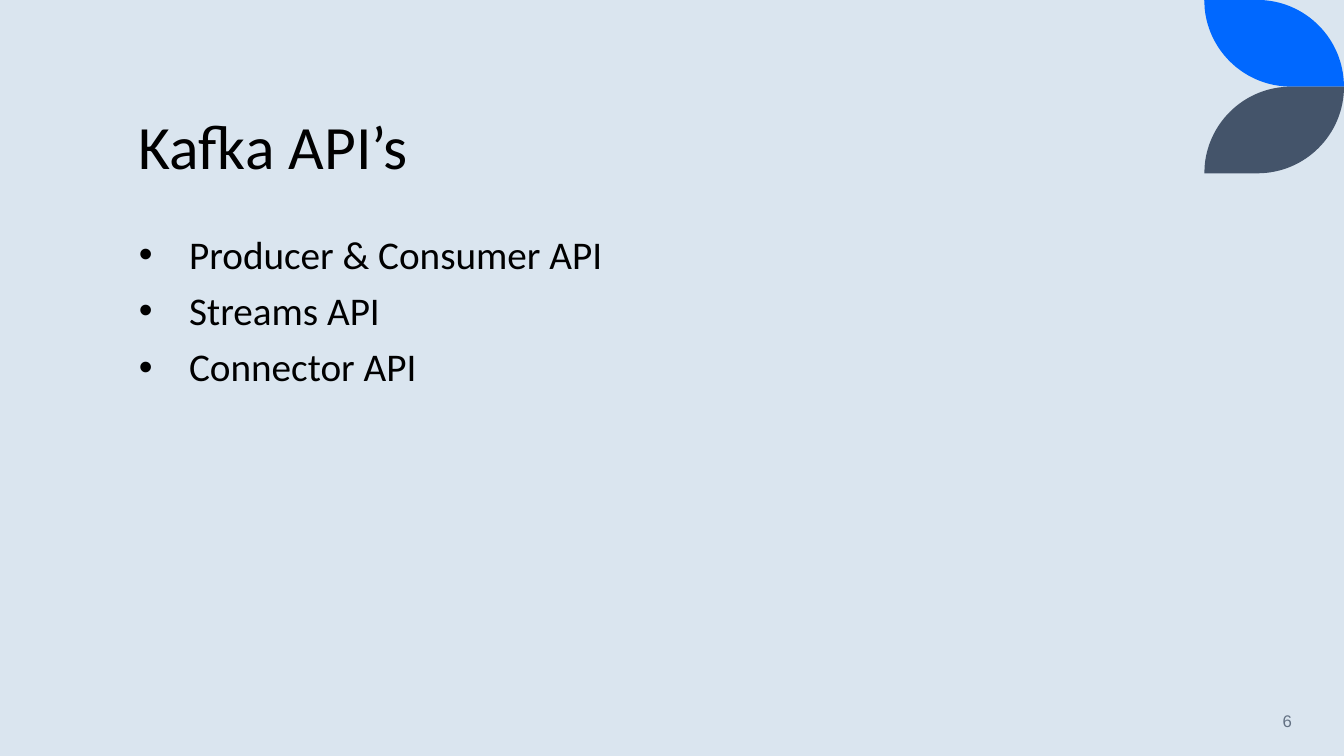
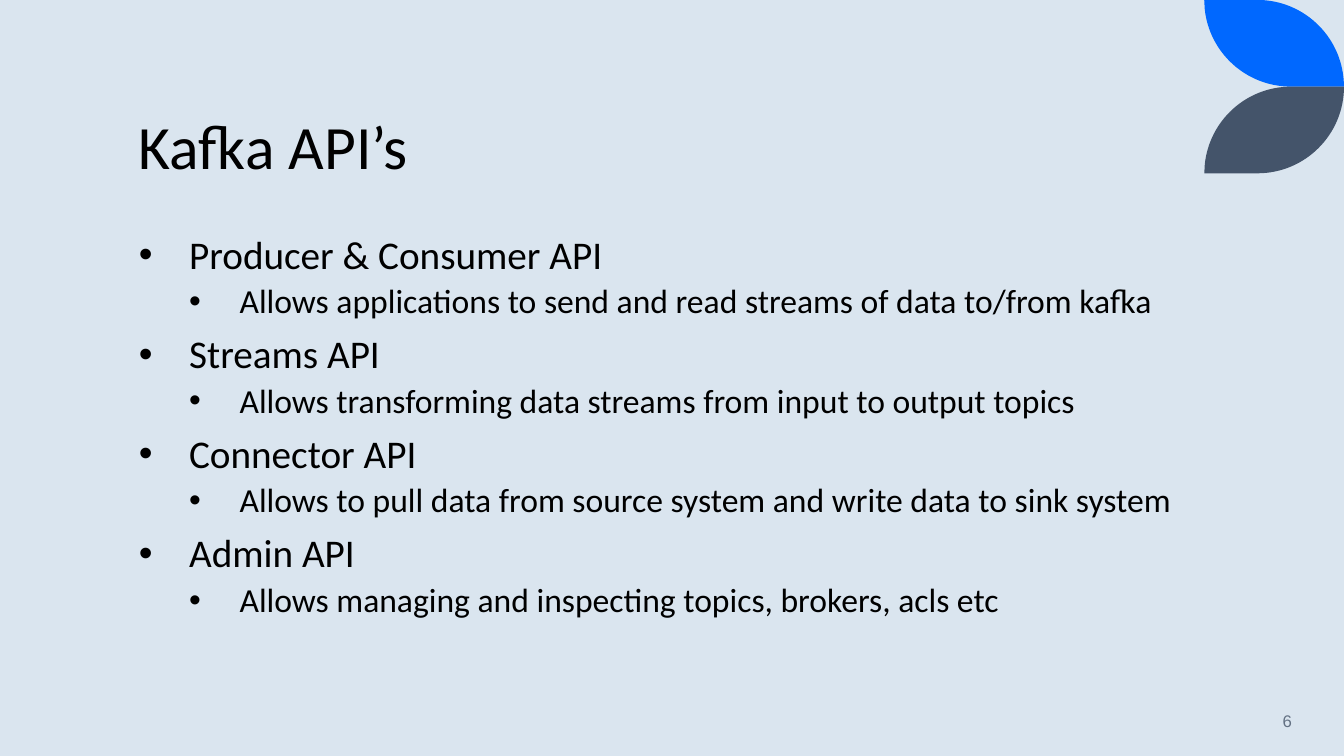
Before and after one commit to hitenny/KafkaStreams, a slide deck: slide 6 of kafka-streams.pptx. Drawn at 1344x756 pixels with LibreOffice and Linux fonts; fonts in the diff are those of the drawing. Boxes give left, top, right and bottom in pixels: in the first picture for what was removed or moved away, otherwise in the second. Text is boxed around its words. In the diff, an @@ line names an element or a change of style, - is before the commit and + after.

```diff
--- a/kafka-streams.pptx
+++ b/kafka-streams.pptx
@@ text at (240, 289, 1151, 319): paragraph added @@
+  • Allows applications to send and read streams of data to/from kafka
@@ text at (240, 389, 1074, 419): paragraph added @@
+  • Allows transforming data streams from input to output topics
@@ text at (189, 488, 1171, 618): paragraphs added @@
+  • Allows to pull data from source system and write data to sink system
+• Admin API
+  • Allows managing and inspecting topics, brokers, acls etc
```
Also in this commit, not shown: 7 other slides changed.
